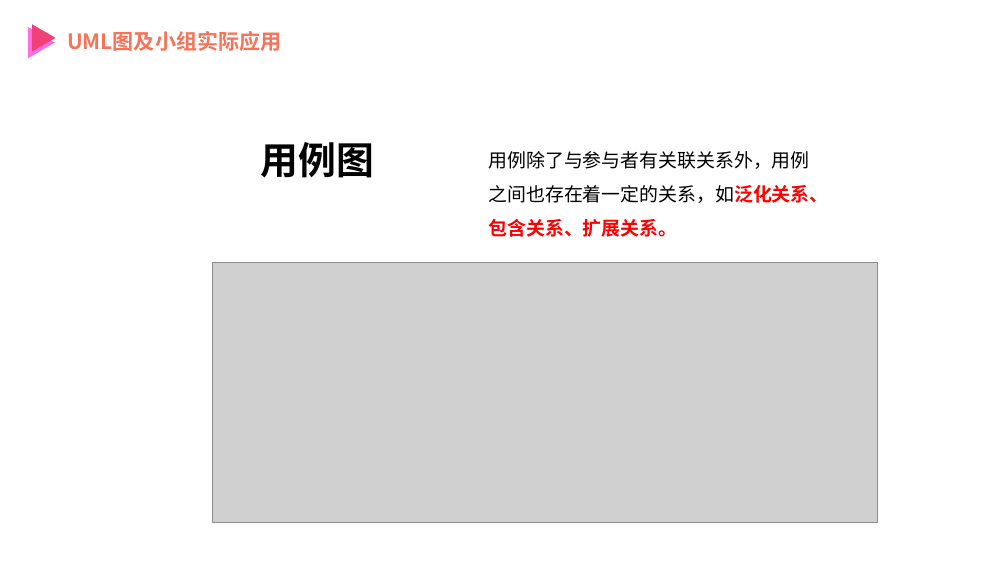
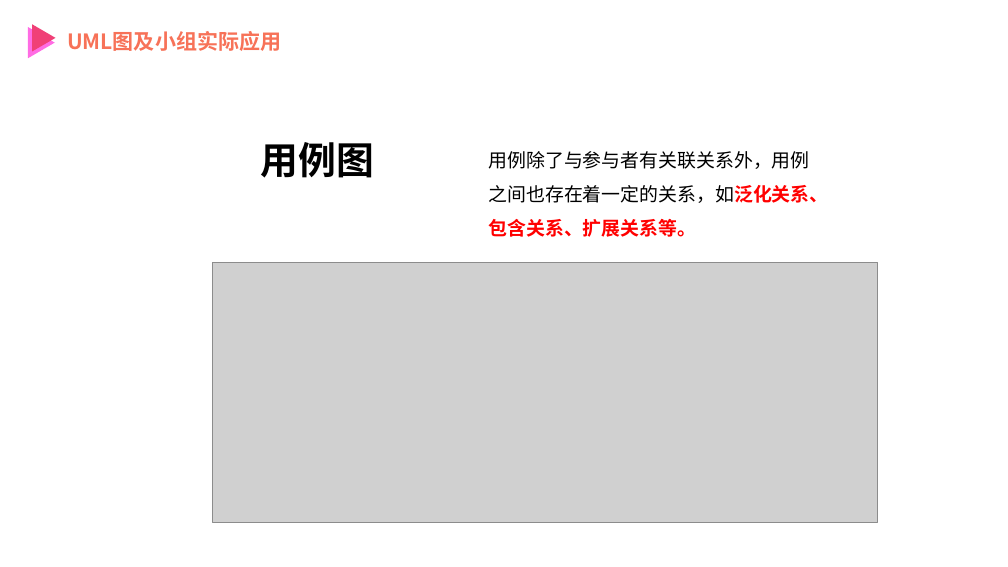
Before and after one commit to PRD2018-G12/SE-Education-Assistant-System, a slide deck: slide 12 of 非受控文档/UML翻转课堂/UML基础IV 综合应用和问题解答.pptx. Drawn at 1008x567 pixels with LibreOffice and Linux fonts; fonts in the diff are those of the drawing; grey boxes stand for pictures. Boxes give left, top, right and bottom in pixels: in the first picture for what was removed or moved away, otherwise in the second. Text is boxed around its words. In the diff, an @@ line names an element or a change of style, - is before the commit and + after.

```diff
--- a/非受控文档/UML翻转课堂/UML基础IV 综合应用和问题解答.pptx
+++ b/非受控文档/UML翻转课堂/UML基础IV 综合应用和问题解答.pptx
@@ text at (488,151,828,237): text changed @@
-用例除了与参与者有关联关系外，用例之间也存在着一定的关系，如泛化关系、包含关系、扩展关系。
+用例除了与参与者有关联关系外，用例之间也存在着一定的关系，如泛化关系、包含关系、扩展关系等。
```
Also in this commit, not shown: 1 other slide changed, 1 slide removed, 1 other file.
